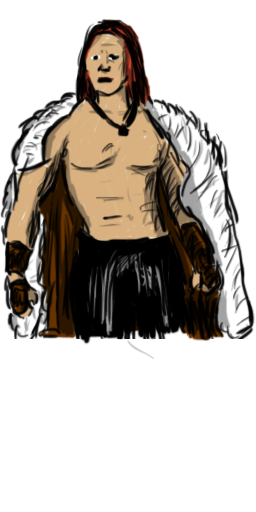
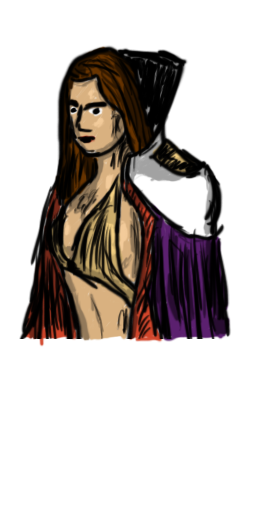
Two versions of the same layered image (256px x 512px). Layer-by-layer changes:
showed "Ebene 3" over [19, 44, 232, 339]
showed "Ebene 22" over [116, 46, 183, 136]
showed "Ebene 21" over [68, 98, 106, 109]
showed "Ebene 20" over [69, 105, 104, 161]
showed "Ebene 19" over [78, 134, 96, 144]
showed "Ebene 18" over [152, 138, 198, 175]
showed "Ebene 17" over [53, 46, 155, 202]
showed "Ebene 16" over [56, 45, 156, 207]
showed "Ebene 15" over [48, 183, 137, 301]
showed "Ebene 14" over [46, 174, 137, 309]
showed "Ebene 13" over [125, 130, 220, 238]
showed "Ebene 12" over [144, 202, 231, 342]
showed "Ebene 11" over [23, 126, 164, 347]
showed "Ebene 10" over [63, 89, 129, 258]
showed "Ebene 9" over [63, 75, 141, 342]
showed "Ebene 8" over [58, 78, 144, 341]
hid "Ebene 4" over [0, 18, 255, 339]
hid "Ebene 29" over [90, 53, 121, 61]
hid "Ebene 28" over [76, 18, 151, 105]
hid "Ebene 27", painted on it over [71, 233, 188, 360]
hid "Ebene 25" over [0, 91, 254, 341]
hid "Ebene 26", painted on it over [5, 157, 225, 342]
hid "Ebene 24" over [16, 33, 220, 303]
hid "Ebene 23" over [4, 30, 218, 319]
…and 1 more changes (1 visibility)
